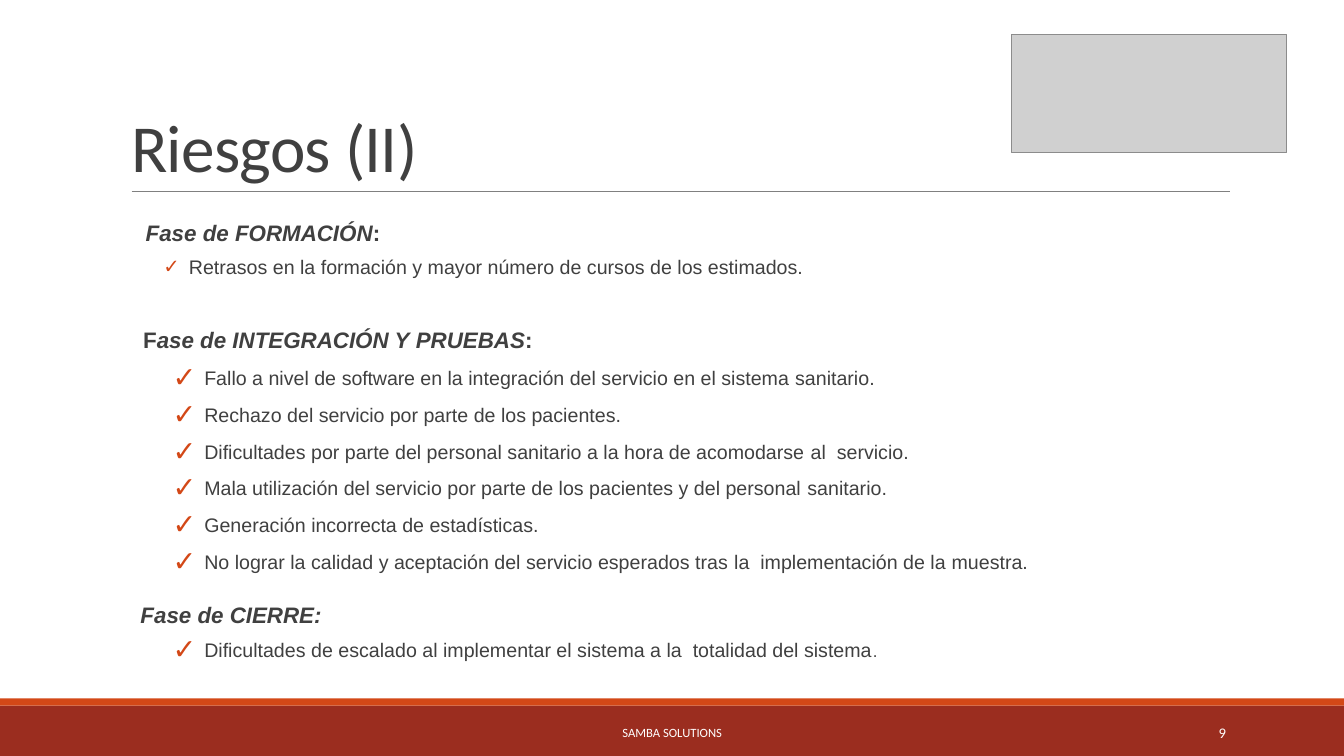
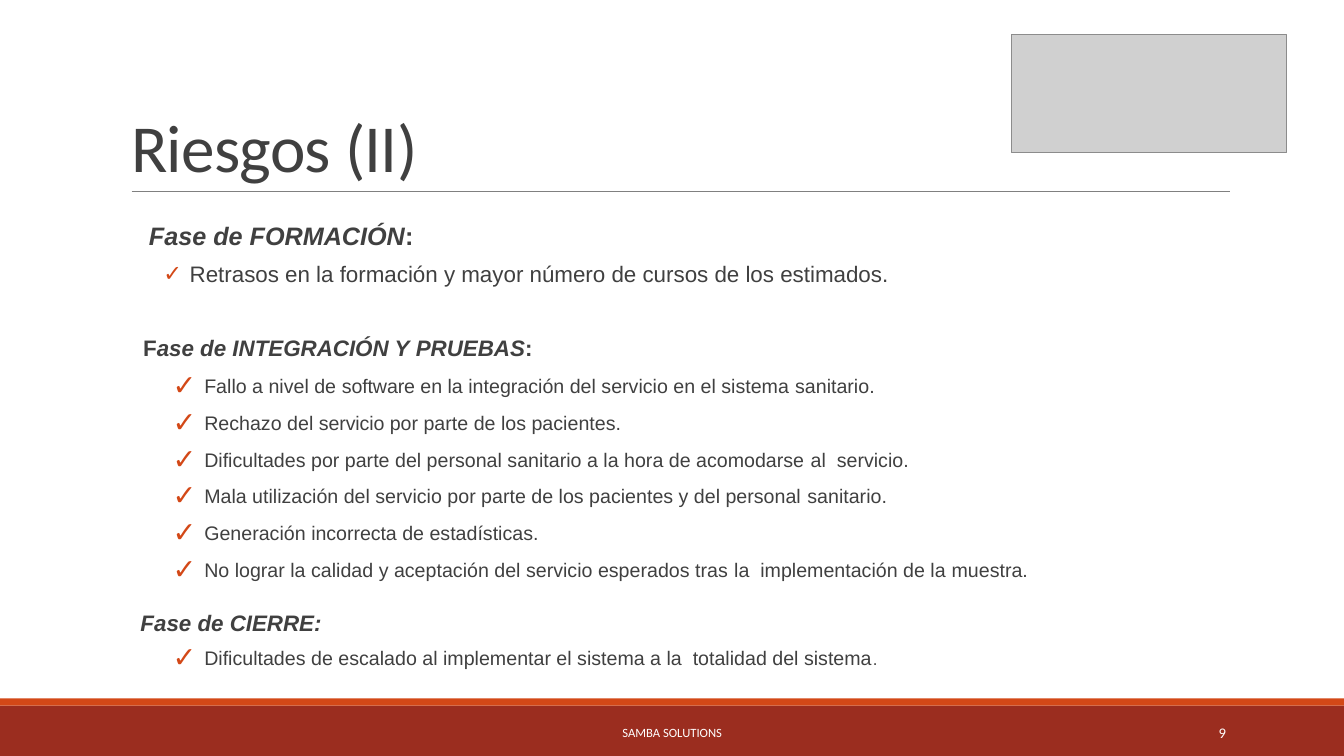
Before and after one commit to galledohm/Gestion_Proyectos, a slide deck: slide 9 of Documentos_generados/Integracion_Alcance/Entregable_1_Gestion.pptx. Drawn at 1344x756 pixels with LibreOffice and Linux fonts; fonts in the diff are those of the drawing; grey boxes stand for pictures. Boxes give left, top, right and bottom in pixels: in the first picture for what was removed or moved away, otherwise in the second. Text is boxed around its words. In the diff, an @@ line names an element or a change of style, - is before the commit and + after.

```diff
--- a/Documentos_generados/Integracion_Alcance/Entregable_1_Gestion.pptx
+++ b/Documentos_generados/Integracion_Alcance/Entregable_1_Gestion.pptx
@@ text at [149, 225, 888, 287]: size 16 to 18 pt in "Fase de FORMACIÓN:"; size 14 to 16 pt in "Retrasos en la formación y mayor número ..." @@
```
Also in this commit, not shown: 2 other slides changed, 1 slide added.
